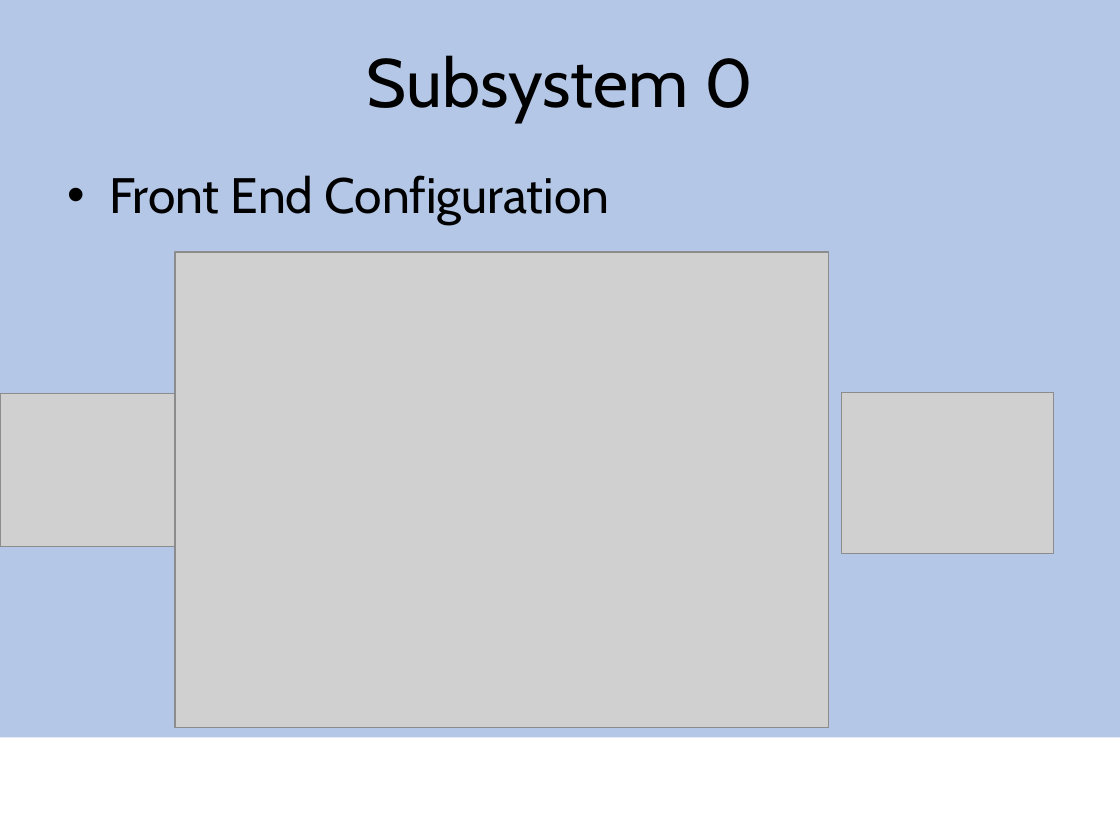
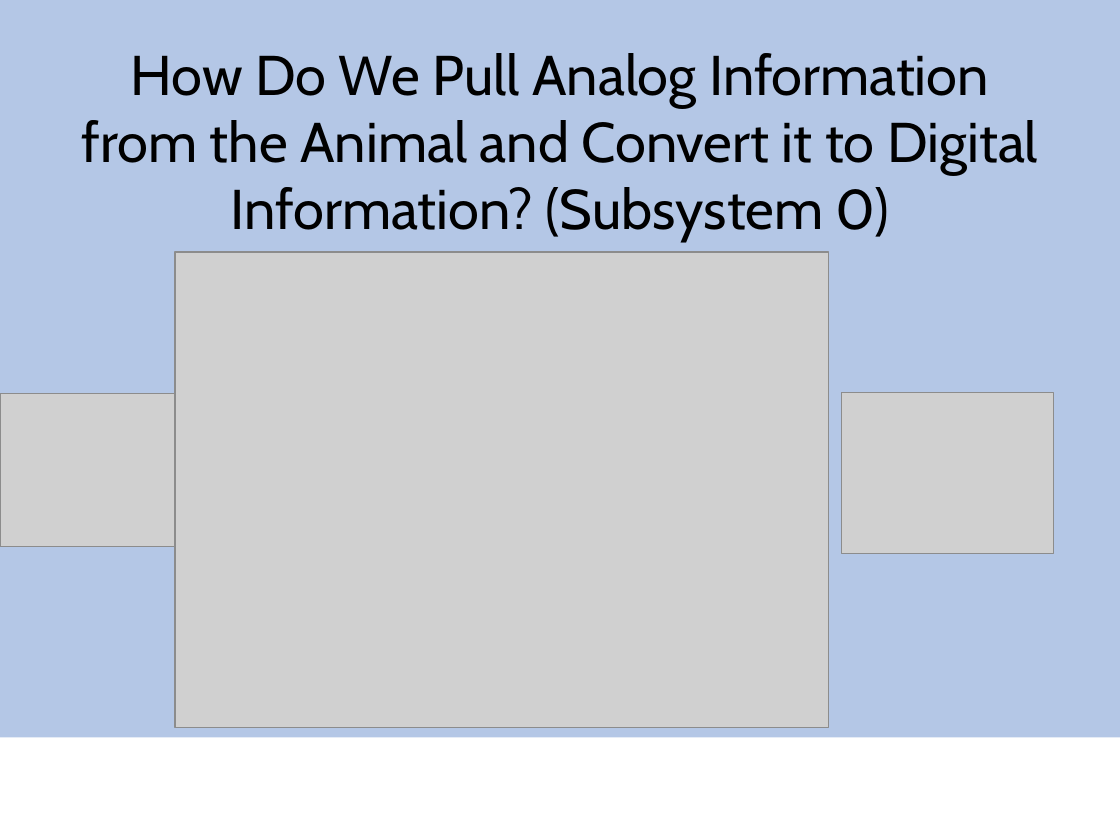
Before and after one commit to mec391/pulseox, a slide deck: slide 10 of capstone.pptx. Drawn at 1120x840 pixels with LibreOffice and Linux fonts; fonts in the diff are those of the drawing; grey boxes stand for pictures; background and template pictures are left out. Boxes give left, top, right and bottom in pixels: in the first picture for what was removed or moved away, otherwise in the second. Text is boxed around its words. In the diff, an @@ line names an element or a change of style, - is before the commit and + after.

```diff
--- a/capstone.pptx
+++ b/capstone.pptx
@@ title at (82,53,1038,242): text changed; size 44 to 36 pt @@
-Subsystem 0
+How Do We Pull Analog Information from the Animal and Convert it to Digital Information? (Subsystem 0)
@@ text removed at (109,175,610,224) @@
-• Front End Configuration
```
Also in this commit, not shown: 4 other slides changed, 1 slide added.
